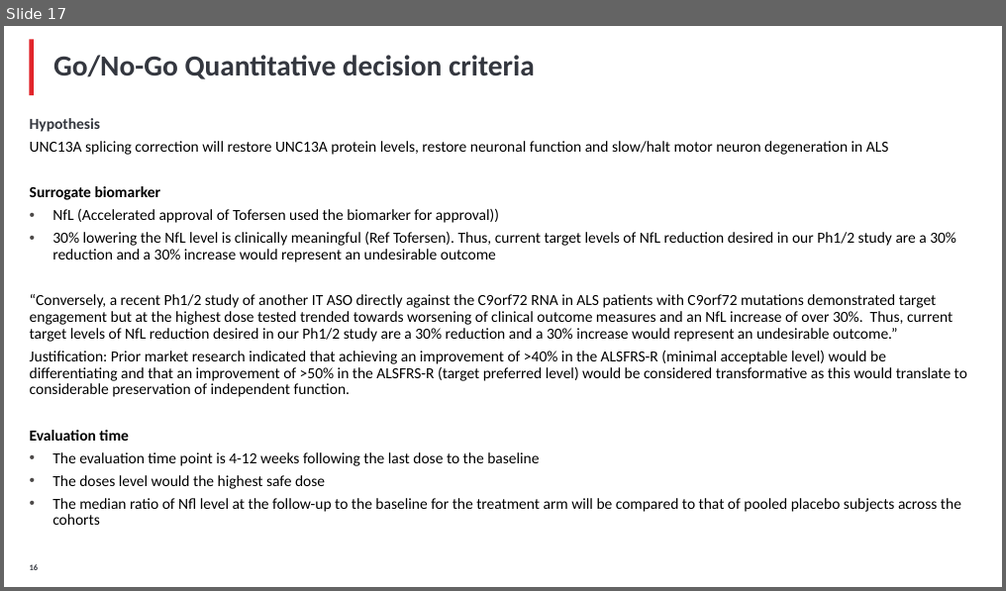
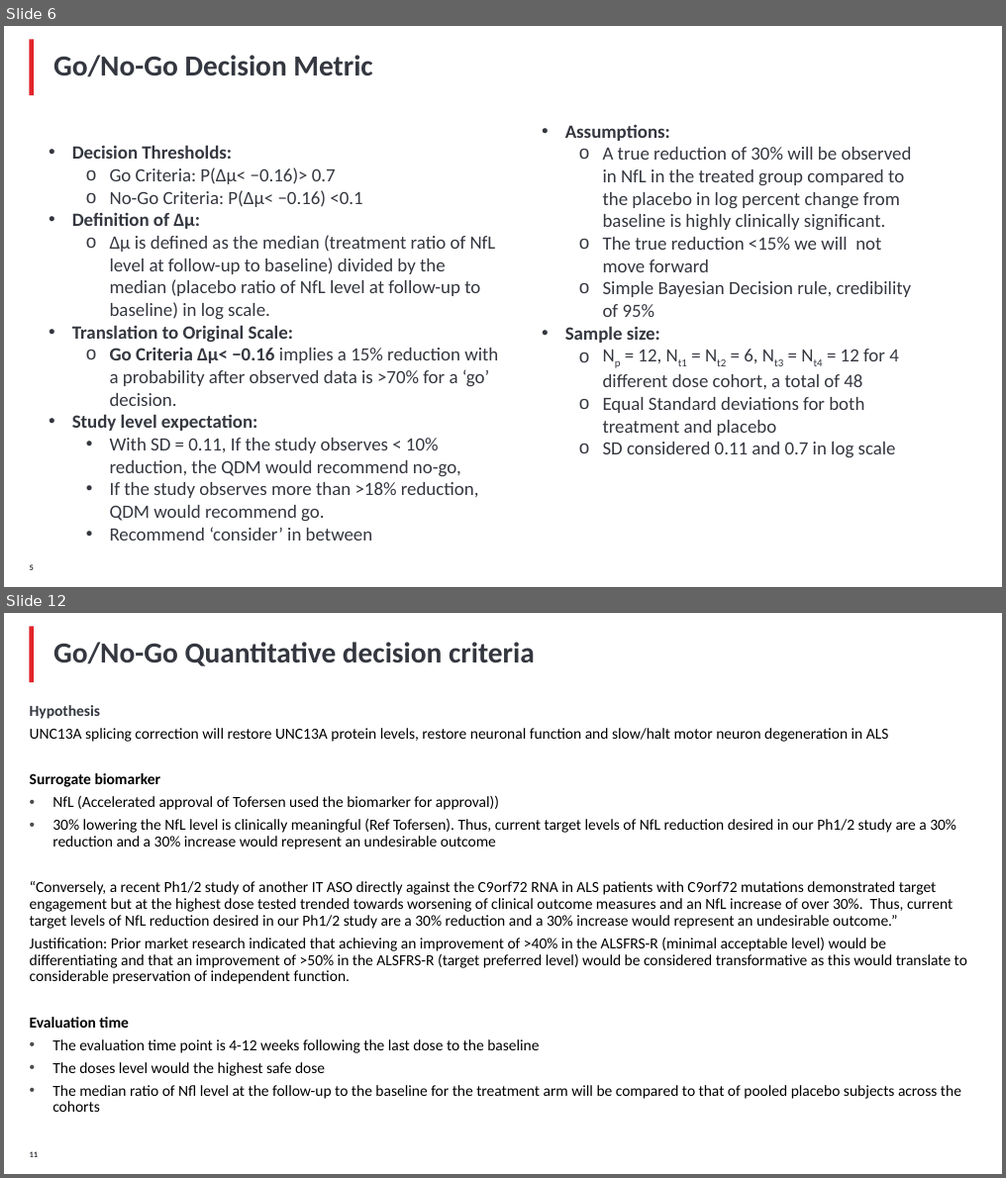
Before and after one commit to YushufSharker/ALS, a slide deck: OutputDocuments/ALS_Slide_deck_STAT.pptx. Shown one above the other, each under a label of ours: slide 17 before the commit, slides 6 and 12 after it; the slides between them are not shown. The pictures are 1006x591 and 1006x1178 pixels, drawn with LibreOffice and Linux fonts; fonts in the diff are those of the drawing; background and template pictures are left out. Boxes give left, top, right and bottom in pixels: in the first picture for what was removed or moved away, otherwise in the second. Text is boxed around its words. In the diff, an @@ line names an element or a change of style, - is before the commit and + after.

```diff
--- a/OutputDocuments/ALS_Slide_deck_STAT.pptx
+++ b/OutputDocuments/ALS_Slide_deck_STAT.pptx
@@ slide 6 added at (4, 26, 1002, 587), background #FFFFFF; not listed: 1 template element that a slide beside it also shows @@
@@ title added at (54, 55, 372, 77), 28 pt, text #34373F, bold @@
+Go/No-Go Decision Metric
@@ text added at (565, 124, 912, 459), 18 pt, text #34373F @@
+• Assumptions:
+  o A true reduction of 30% will be observed in NfL in the treated group compared to the placebo in log percent change from baseline is highly clinically significant.
+  o The true reduction <15% we will not move forward
+  o Simple Bayesian Decision rule, credibility of 95%
+• Sample size:
+  o Np = 12, Nt1 = Nt2 = 6, Nt3 = Nt4 = 12 for 4 different dose cohort, a total of 48
+  o Equal Standard deviations for both treatment and placebo
+  o SD considered 0.11 and 0.7 in log scale
@@ text added at (72, 145, 498, 541), 18 pt, text #34373F @@
+• Decision Thresholds:
+  o Go Criteria: P(Δμ< −0.16)> 0.7
+  o No-Go Criteria: P(Δμ< −0.16) <0.1
+• Definition of Δμ:
+  o Δμ is defined as the median (treatment ratio of NfL level at follow-up to baseline) divided by the median (placebo ratio of NfL level at follow-up to baseline) in log scale.
+• Translation to Original Scale:
+  o Go Criteria Δμ< −0.16 implies a 15% reduction with a probability after observed data is >70% for a ‘go’ decision.
+• Study level expectation:
+  • With SD = 0.11, If the study observes < 10% reduction, the QDM would recommend no-go,
+  • If the study observes more than >18% reduction, QDM would recommend go.
+  • Recommend ‘consider’ in between
@@ page number added at (30, 565, 34, 570), 8 pt, text #34373F, bold @@
+5
@@ what was slide 17 is now slide 12 @@
```
Also in this commit, not shown: 8 slides changed, 5 other slides added, 13 slides removed, 2 other files.
